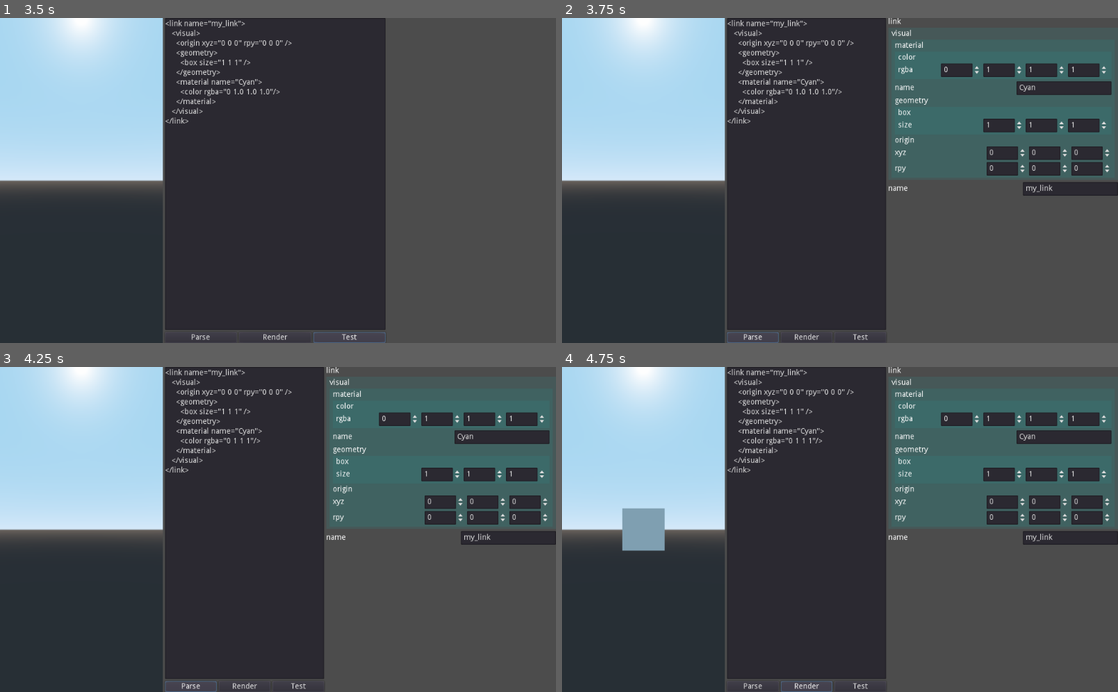
Above: before the commit, frames 1-4 (two rows, left to right).
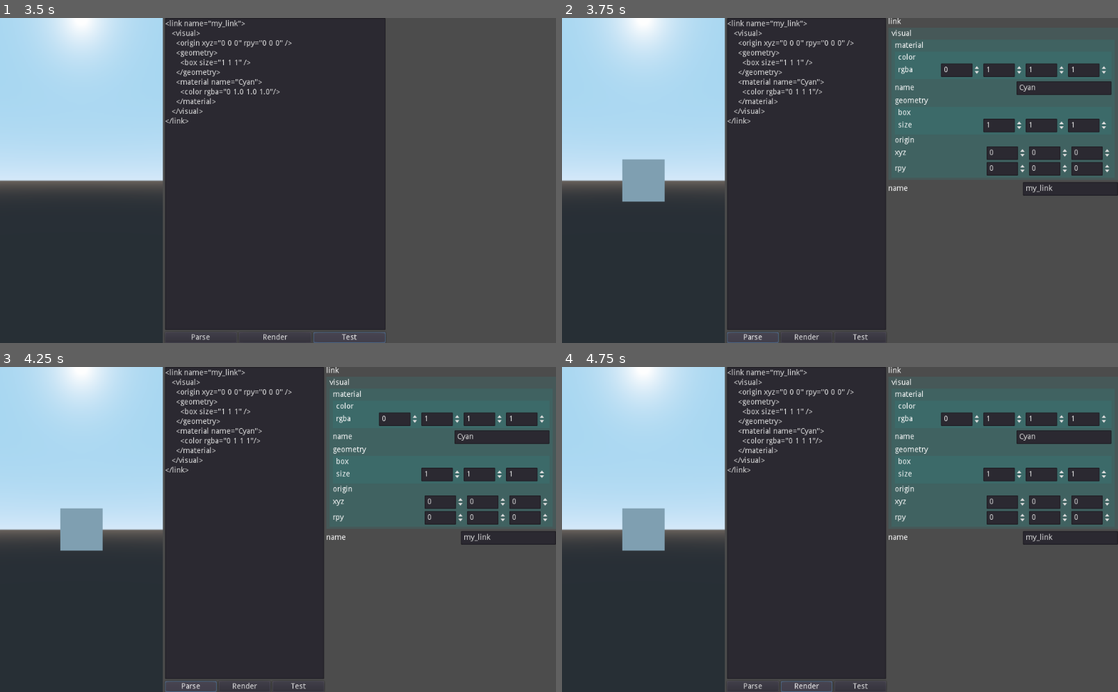
Above: after the commit, the same moments.

Repository: v9v/vurdfe
Game: Godot game, scene res://Main.tscn
Same seed, same stepped clock (60 frames per second), same inputs: the game is played once before the commit and once after it.
Inputs (mouse positions are in pixels of both pictures, inside the frame that each line leads up to):
- Up to frame 1 (3.5 s): click (278, 174) at 0.52 s; type "Alex" at 0.6 s; click "Render" at 1.25 s; click "Parse" at 2 s; click "Test" at 2.75 s
- Up to frame 2 (3.75 s): click "Parse" at 3.5 s
- Up to frame 3 (4.25 s): no input
- Up to frame 4 (4.75 s): click "Render" at 4.25 s

Frame 1 is identical in both runs. In frame 2, 1.1% of the frame differs, in the area x 10-51%, y 21-57%; in frame 3, 1.0%; in frame 4, nothing differs.
Error in both runs: Invalid get index '0' (on base: 'Array'). (res://urdf_parser.gd:148)

Commit message:
Re-render on value edits

Diff:
--- a/3D_env.tscn
+++ b/3D_env.tscn
@@ -15,3 +15,5 @@
 transform = Transform( 1, 0, 0, 0, 1, 0, 0, 0, 1, 0, 0, 3 )
 environment = SubResource( 2 )
 current = true
+
+[node name="Objects" type="Spatial" parent="."]
--- a/Main.gd
+++ b/Main.gd
@@ -7,9 +7,6 @@
 
 var attrs_list=[]
 
-# Called when the node enters the scene tree for the first time.
-func _ready():
-	pass # Replace with function body.
 
 func _on_Button_pressed():
 	var result=urdf_parser.parse($HBoxContainer/InputPanel/TextEdit.text)
@@ -63,14 +60,20 @@
 		dat=dat+i+"/PanelContainer/VBoxContainer/"
 	return dat
 
+# called when a value is edited from the config pane. updates the value in the text representation
+# to match the update. Then re-renders the model.
 func edit_val(index, oldlen, delta_len, oldval, newval):
 	#update value in text
 	var textnode=$HBoxContainer/InputPanel/TextEdit
 	textnode.text=(textnode.text).left(index)+newval+(textnode.text).right(index+oldlen)
-	#update affected indices
+	#update affected text "pointer" indices that keep track of values' positions in text
 	for attr in attrs_list:
 		if attr.attr_index>index:
 			attr.attr_index+=delta_len
+
+	# call render function to update the 3d model.
+	renderurdf()
+
 	print("Value edited: "+str(oldval)+" changed to "+str(newval)+" on index "+str(index))
 
 
@@ -90,8 +93,13 @@
 	$HBoxContainer/InputPanel/TextEdit.text=test_urdf
 
 
+# render the urdf when the render button is pressed
+func _on_RenderButton_pressed():
+	renderurdf()
 
-func _on_RenderButton_pressed():
+# call the render_urdf() function from urdf_renderer.gd
+# to render the URDF text in the result pane.
+func renderurdf():
 	var result=urdf_parser.parse($HBoxContainer/InputPanel/TextEdit.text)
-	var env3d=get_node("HBoxContainer/ViewportContainer/Viewport/3D_env")
+	var env3d=get_node("HBoxContainer/ViewportContainer/Viewport/3D_env/Objects")
 	urdf_renderer.render_urdf(result, env3d)
--- a/Main.tscn
+++ b/Main.tscn
@@ -72,6 +72,7 @@
 rect_min_size = Vector2( 310, 0 )
 
 [node name="EditCheckTimer" type="Timer" parent="."]
+wait_time = 0.1
 autostart = true
 
 [connection signal="mouse_entered" from="HBoxContainer/ViewportContainer" to="HBoxContainer/ViewportContainer/Viewport/3D_env" method="_on_ViewportContainer_mouse_entered"]
--- a/urdf_renderer.gd
+++ b/urdf_renderer.gd
@@ -47,7 +47,14 @@
 				pass
 	env3d.add_child(linknode)
 
+# render the items in urdf_dict
+# as children of the node env3d.
 func render_urdf(urdf_dict, env3d):
+	#clear out previous render
+	for child in env3d.get_children():
+		child.queue_free()
+
+	#render new model
 	if urdf_dict["type"]=="link":
 		create_link(urdf_dict, env3d)
 	else:
